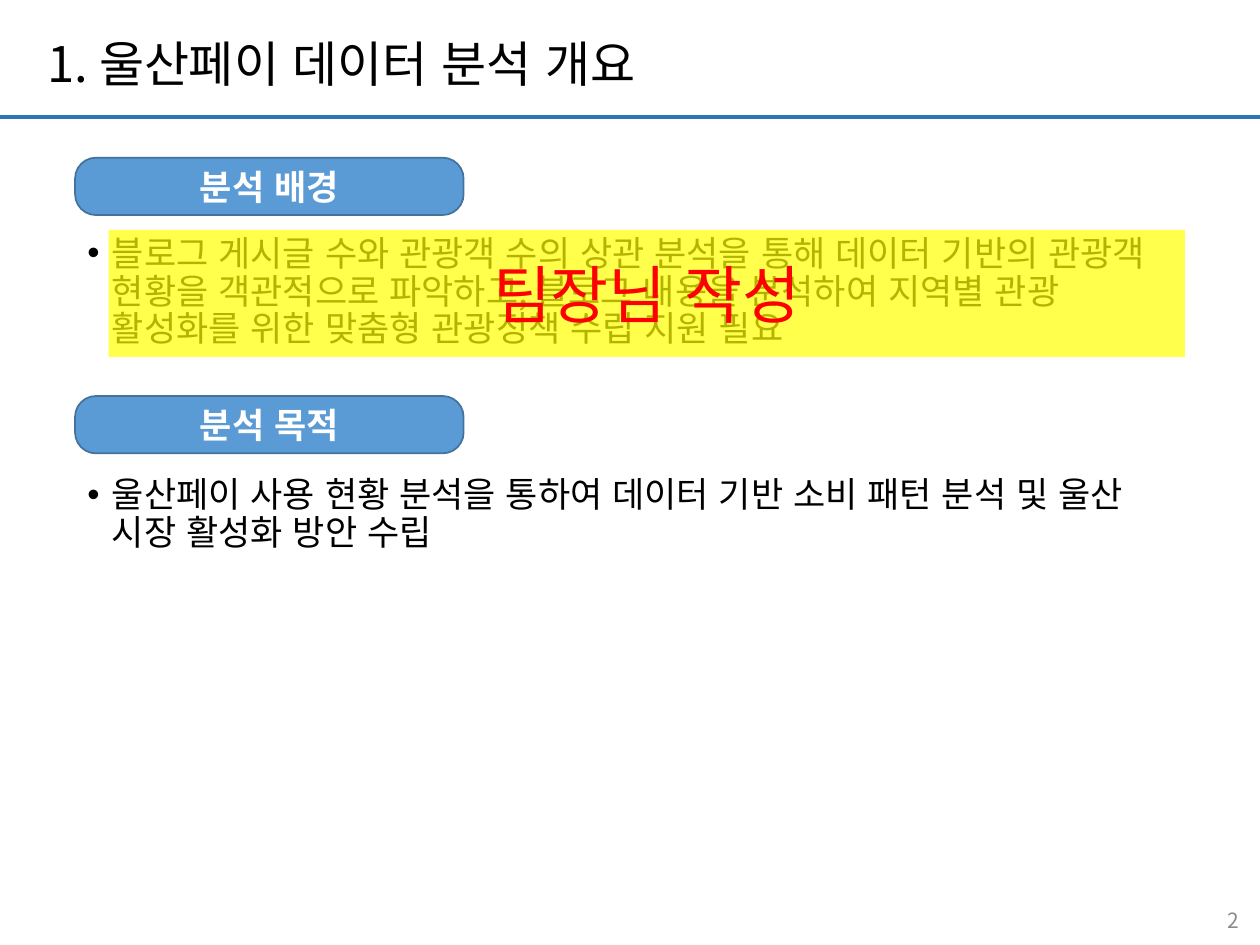
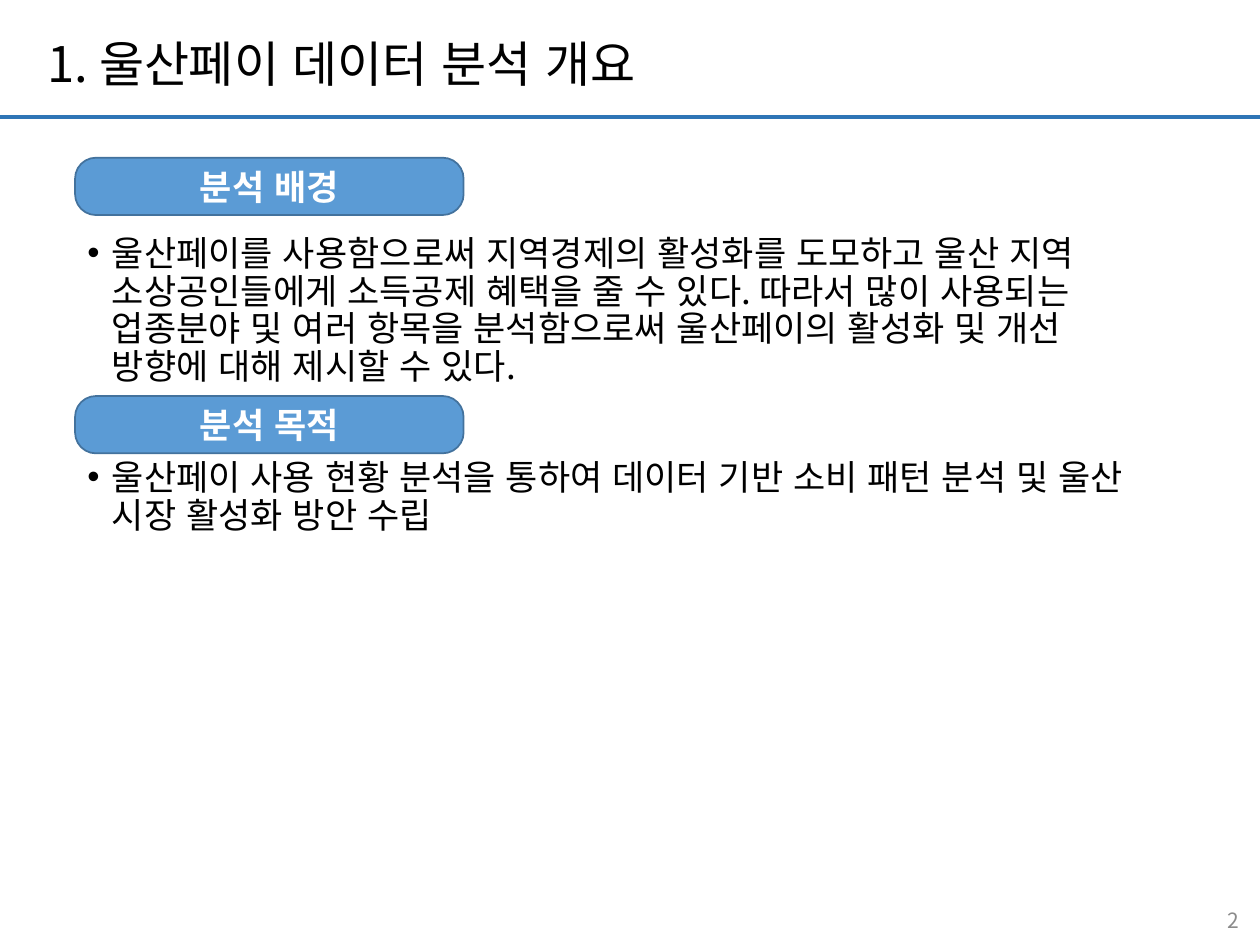
Before and after one commit to jamesjhk/Project_B, a slide deck: slide 2 of 빅데이터 기반 울산페이 사용 분석 보고서_ProjectB.pptx. Drawn at 1260x945 pixels with LibreOffice and Linux fonts; fonts in the diff are those of the drawing. Boxes give left, top, right and bottom in pixels: in the first picture for what was removed or moved away, otherwise in the second. Text is boxed around its words. In the diff, an @@ line names an element or a change of style, - is before the commit and + after.

```diff
--- a/빅데이터 기반 울산페이 사용 분석 보고서_ProjectB.pptx
+++ b/빅데이터 기반 울산페이 사용 분석 보고서_ProjectB.pptx
@@ rectangle removed at [108,229,1184,357] @@
-팀장님 작성
@@ text at [112,236,1073,382]: text changed @@
-• 블로그 게시글 수와 관광객 수의 상관 분석을 통해 데이터 기반의 관광객 현황을 객관적으로 파악하고, 블로그 내용을 분석하여 지역별 관광 활성화를 위한 맞춤형 관광정책 수립 지원 필요
+• 울산페이를 사용함으로써 지역경제의 활성화를 도모하고 울산 지역 소상공인들에게 소득공제 혜택을 줄 수 있다. 따라서 많이 사용되는 업종분야 및 여러 항목을 분석함으로써 울산페이의 활성화 및 개선 방향에 대해 제시할 수 있다.
```
Also in this commit, not shown: 5 other slides changed.
